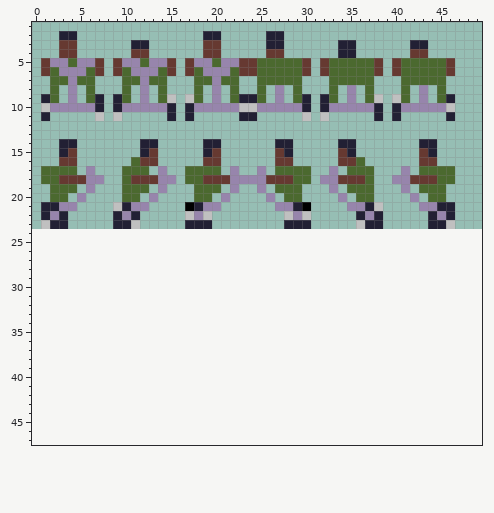
File history of a pixel-art file, res/segway.ase. This is how it looked before the edit.
80x24 pixels, 1 frame. Shown: x 0..49, y 1..47. The old version is drawn lined up with the new one, on the new canvas.
Once edited:
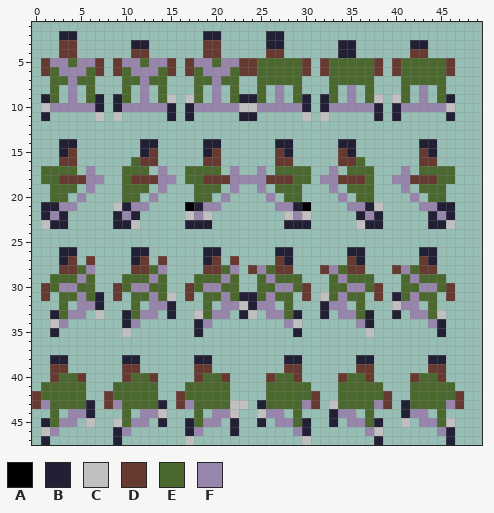
Palette (. is transparent): A #000000  B #222034  C #c0c0c0  D #663931  E #4b692f  F #9785ac
Changes in this commit:
canvas 80x24 -> 80x48
Colour B now appears in row 26 at x 3 to 4, 11 to 12, 19 to 20, 27 to 28, 35 to 36 and 43 to 44; in row 27 at x 3, 11, 19, 28, 36 and 44; in row 31 at x 7, 23 to 24 and 40; in row 32 at x 7, 15, 24 and 32; in row 33 at x 2, 10, 15, 23, 29, 32, 37 and 40; in row 34 at x 10, 18, 37 and 45.
Colour B now appears in row 35 at x 2, 18, 29 and 45; in row 38 at x 2 to 3, 10 to 11, 18 to 19, 28 to 29, 36 to 37 and 44 to 45; in row 43 at x 6, 14, 25 and 41; in row 44 at x 6, 33 and 41; in row 45 at x 1, 14, 17, 22, 25, 30, 33 and 38; in row 46 at x 9, 17, 22, 30 and 46.
Colour B now appears in row 47 at x 1, 9, 38 and 46.
Colour C now appears in row 31 at x 15 and 32; in row 32 at x 23 and 40; in row 33 at x 7, 18, 24 and 45; in row 34 at x 2 and 29; in row 35 at x 10 and 37; in row 43 at x 22 to 23 and 33.
Colour C now appears in row 44 at x 14, 22 and 25; in row 45 at x 6, 9, 41 and 46; in row 46 at x 1 and 38; in row 47 at x 17 and 30.
Colour D now appears in row 27 at x 4, 6, 12, 14, 20, 22, 27, 35 and 43; in row 28 at x 3 to 4, 11 to 12, 19 to 20, 24, 27 to 28, 32, 35 to 36, 40 and 43 to 44; in rows 30 to 31 at x 1, 9, 17, 30, 38 and 46; in row 39 at x 2 to 3, 10 to 11, 18 to 19, 28 to 29, 36 to 37 and 44 to 45; in row 40 at x 2, 5, 10, 13, 18, 21, 26, 29, 34, 37, 42 and 45; in rows 42 to 43 at x 0, 8, 16, 31, 39 and 47.
Colour E now appears in row 28 at x 5, 13, 21, 26, 34 and 42; in row 29 at x 2 to 4, 6, 10 to 12, 14, 18 to 20, 22, 25, 27 to 29, 33, 35 to 37, 41 and 43 to 45; in row 30 at x 2, 5 to 6, 10, 13 to 14, 18, 21 to 22, 25 to 26, 29, 33 to 34, 37, 41 to 42 and 45; in row 31 at x 3 to 4, 6, 11 to 12, 14, 19 to 20, 22, 25, 27 to 28, 33, 35 to 36, 41 and 43 to 44; in rows 32 to 33 at x 3, 11, 19, 28, 36 and 44; in row 40 at x 3 to 4, 11 to 12, 19 to 20, 27 to 28, 35 to 36 and 43 to 44.
Colour E now appears in rows 41 to 42 at x 1 to 5, 9 to 13, 17 to 21, 26 to 30, 34 to 38 and 42 to 46; in row 43 at x 2 to 5, 10 to 13, 18 to 21, 26 to 29, 34 to 37 and 42 to 45; in rows 44 to 45 at x 2, 10, 18, 29, 37 and 45.
Colour F now appears in row 28 at x 6, 14, 22, 25, 33 and 41; in row 29 at x 5, 13, 21, 26, 34 and 42; in row 30 at x 3 to 4, 11 to 12, 19 to 20, 27 to 28, 35 to 36 and 43 to 44; in row 31 at x 5, 13, 21, 26, 34 and 42; in row 32 at x 5 to 6, 13 to 14, 21 to 22, 25 to 26, 33 to 34 and 41 to 42; in row 33 at x 4 to 5, 12 to 13, 20 to 21, 26 to 27, 34 to 35 and 42 to 43.
Colour F now appears in row 34 at x 3, 11, 19, 28, 36 and 44; in row 43 at x 1, 9, 17, 30, 38 and 46; in row 44 at x 4 to 5, 12 to 13, 20 to 21, 26 to 27, 34 to 35 and 42 to 43; in row 45 at x 3 to 4, 11 to 12, 19 to 20, 27 to 28, 35 to 36 and 43 to 44; in row 46 at x 2, 10, 18, 29, 37 and 45.
Where, in picture pixels (left, top, right, bottom), the same in both pictures:
added: (32, 247, 464, 445)
